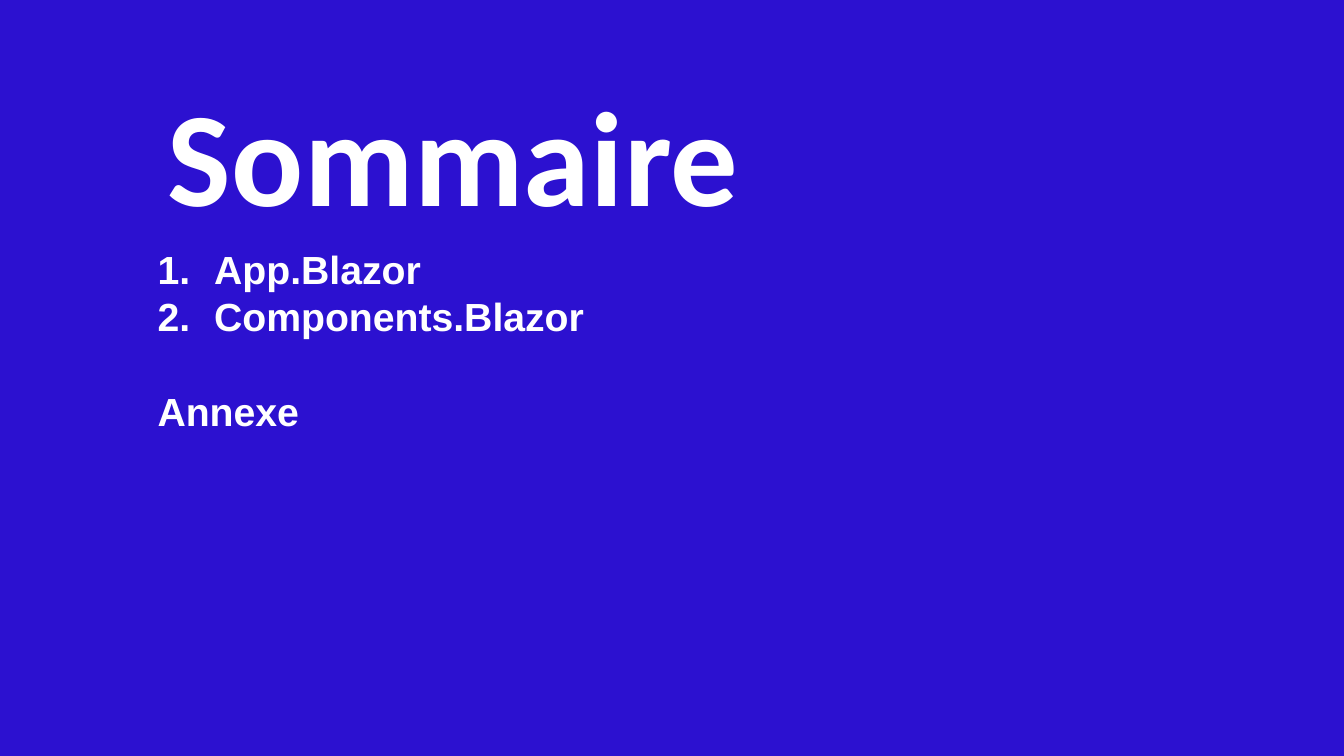
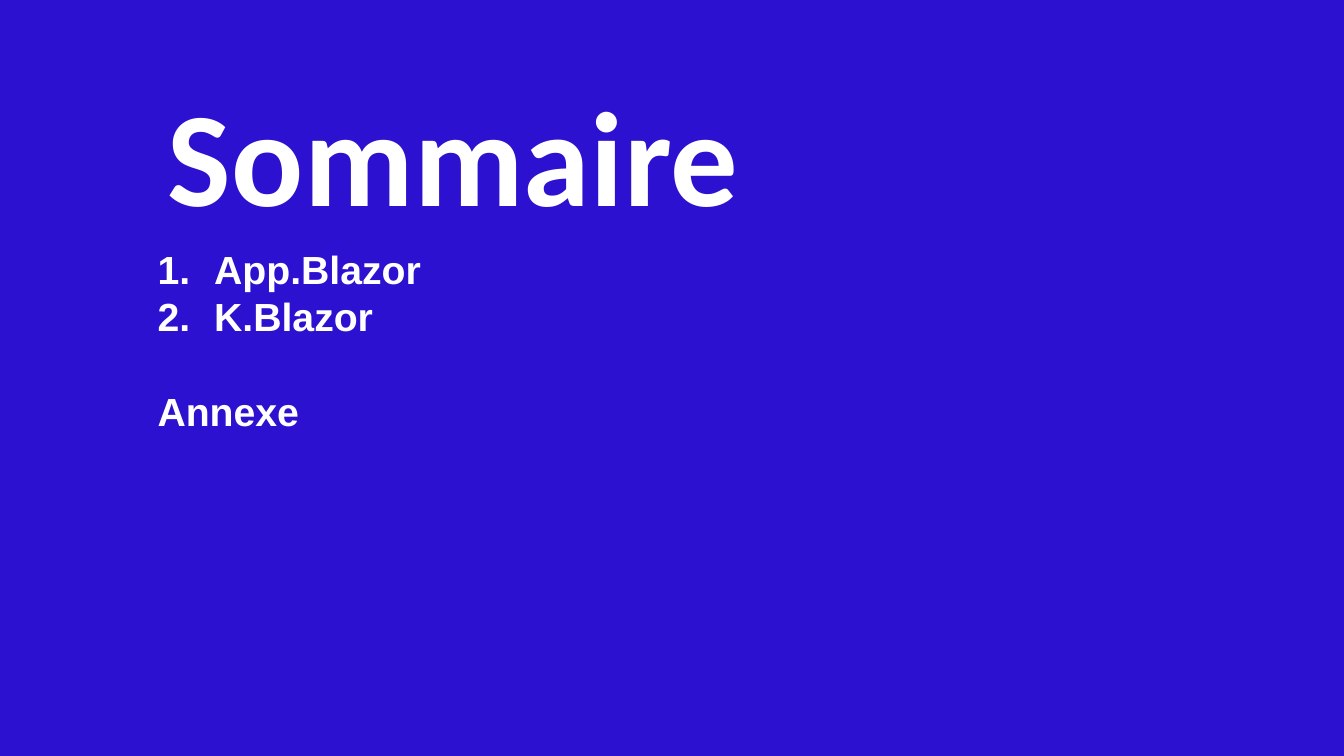
Before and after one commit to Winderbueno/_Doc, a slide deck: slide 2 of _Template/App.Blazor.pptx. Drawn at 1344x756 pixels with LibreOffice and Linux fonts; fonts in the diff are those of the drawing. Boxes give left, top, right and bottom in pixels: in the first picture for what was removed or moved away, otherwise in the second. Text is boxed around its words. In the diff, an @@ line names an element or a change of style, - is before the commit and + after.

Commit message:
Update

```diff
--- a/_Template/App.Blazor.pptx
+++ b/_Template/App.Blazor.pptx
@@ text at (214,302,373,332): text changed @@
-2. Components.Blazor
+2. K.Blazor
```
Also in this commit, not shown: 4 other slides changed.
